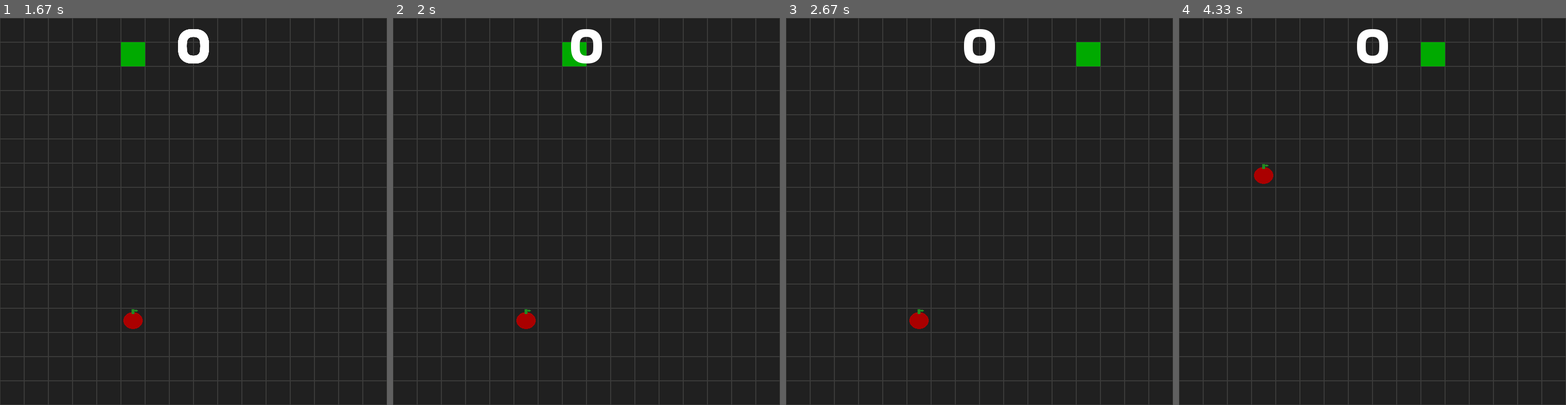
Above: before the commit, frames 1-4 (left to right).
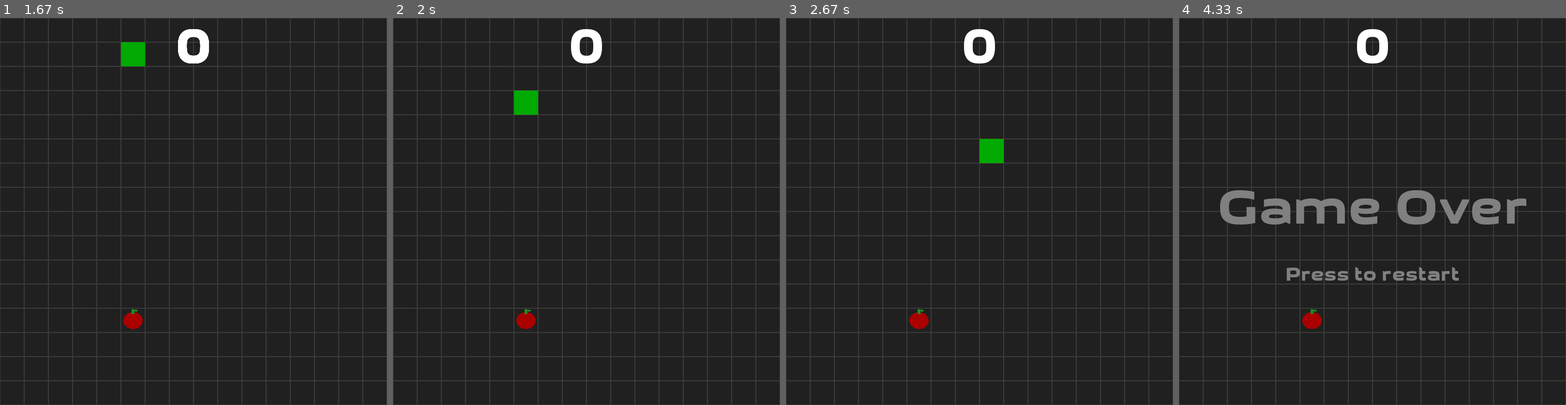
Above: after the commit, the same moments.

Repository: fossguild/naja
Game: pygame game, started from kobra.py
Same seed, same stepped clock (60 frames per second), same inputs: the game is played once before the commit and once after it.
Inputs:
- Up to frame 1 (1.67 s): tap Enter at 0.33 s; hold P 0.67-1.13 s; hold Right 0.67-1.13 s; tap S at 1.17 s
- Up to frame 2 (2 s): tap P at 1.67 s
- Up to frame 3 (2.67 s): hold Right from 2.2 s (still down)
- Up to frame 4 (4.33 s): release Right at 2.67 s; hold Up 2.7-3.08 s; hold Right 3.12-3.58 s; tap W at 3.62 s

Frame 1 is identical in both runs. In frame 2, 0.6% of the frame differs, in the area x 31-50%, y 6-25%; in frame 3, 0.8%; in frame 4, 4.5%, in the area x 10-90%, y 6-81%.

Commit message:
chore: Sync with changes from #10 and #11

Diff:
--- a/kobra.py
+++ b/kobra.py
@@ -1,4 +1,4 @@
-#!/usr/bin/python3
+#!/usr/bin/env python3
 #
 #   Copyright (c) 2023, Monaco F. J. <monaco@usp.br>
 #
@@ -17,9 +17,10 @@
 #   You should have received a copy of the GNU General Public License
 #   along with this program.  If not, see <http://www.gnu.org/licenses/>.
 
-import pygame
 import random
 import sys
+
+import pygame
 
 ##
 ## Game customization.
@@ -68,6 +69,9 @@
 pygame.init()
 
 clock = pygame.time.Clock()
+
+# Load gameover sound
+gameover_sound = pygame.mixer.Sound("assets/sound/gameover.wav")
 
 arena = pygame.display.set_mode((WIDTH, HEIGHT))
 
@@ -148,11 +152,13 @@
         # Check for border crash.
         if self.head.x not in range(0, WIDTH) or self.head.y not in range(0, HEIGHT):
             self.alive = False
+            gameover_sound.play()
 
         # Check for self-bite.
         for square in self.tail:
             if self.head.x == square.x and self.head.y == square.y:
                 self.alive = False
+                gameover_sound.play()
 
         # In the event of death, reset the game arena.
         if not self.alive:
@@ -255,22 +261,31 @@
 
           # Key pressed
         if event.type == pygame.KEYDOWN:
-            if event.key == pygame.K_DOWN:    # Down arrow:  move down
+            if event.key in (
+                pygame.K_DOWN,
+                pygame.K_s,
+            ):  # Down arrow (or S):  move down
                 snake.ymov = 1
                 snake.xmov = 0
-            elif event.key == pygame.K_UP:    # Up arrow:    move up
+            elif event.key in (pygame.K_UP, pygame.K_w):  # Up arrow (or W):    move up
                 snake.ymov = -1
                 snake.xmov = 0
-            elif event.key == pygame.K_RIGHT: # Right arrow: move right
+            elif event.key in (
+                pygame.K_RIGHT,
+                pygame.K_d,
+            ):  # Right arrow (or D): move right
                 snake.ymov = 0
                 snake.xmov = 1
-            elif event.key == pygame.K_LEFT:  # Left arrow:  move left
+            elif event.key in (
+                pygame.K_LEFT,
+                pygame.K_a,
+            ):  # Left arrow (or A):  move left
                 snake.ymov = 0
                 snake.xmov = -1
-            elif event.key == pygame.K_q:     # Q         : quit game
+            elif event.key == pygame.K_q:  # Q         : quit game
                 pygame.quit()
                 sys.exit()
-            elif event.key == pygame.K_p:     # S         : pause game
+            elif event.key == pygame.K_p:  # S         : pause game
                 game_on = not game_on
 
     ## Update the game
@@ -297,8 +312,8 @@
 
     # If the head pass over an apple, lengthen the snake and drop another apple
     if snake.head.x == apple.x and snake.head.y == apple.y:
-        #snake.tail.append(pygame.Rect(snake.head.x, snake.head.y, GRID_SIZE, GRID_SIZE))
-        snake.got_apple = True;
+        # snake.tail.append(pygame.Rect(snake.head.x, snake.head.y, GRID_SIZE, GRID_SIZE))
+        snake.got_apple = True
         apple = Apple()
 
 
